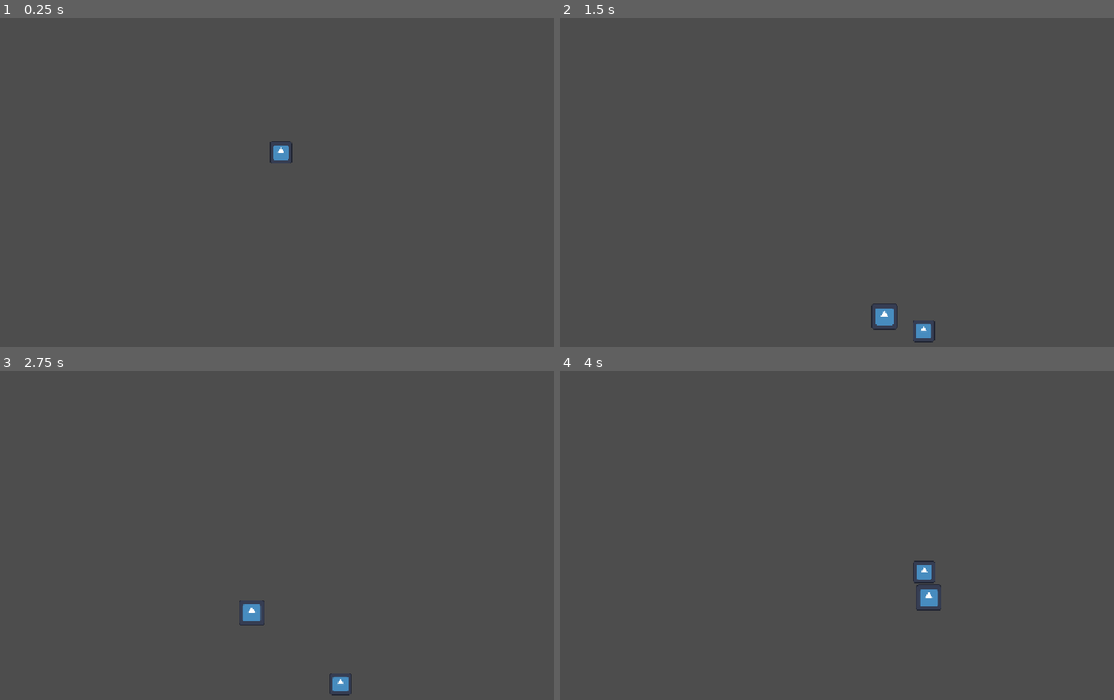
Above: before the commit, frames 1-4 (two rows, left to right).
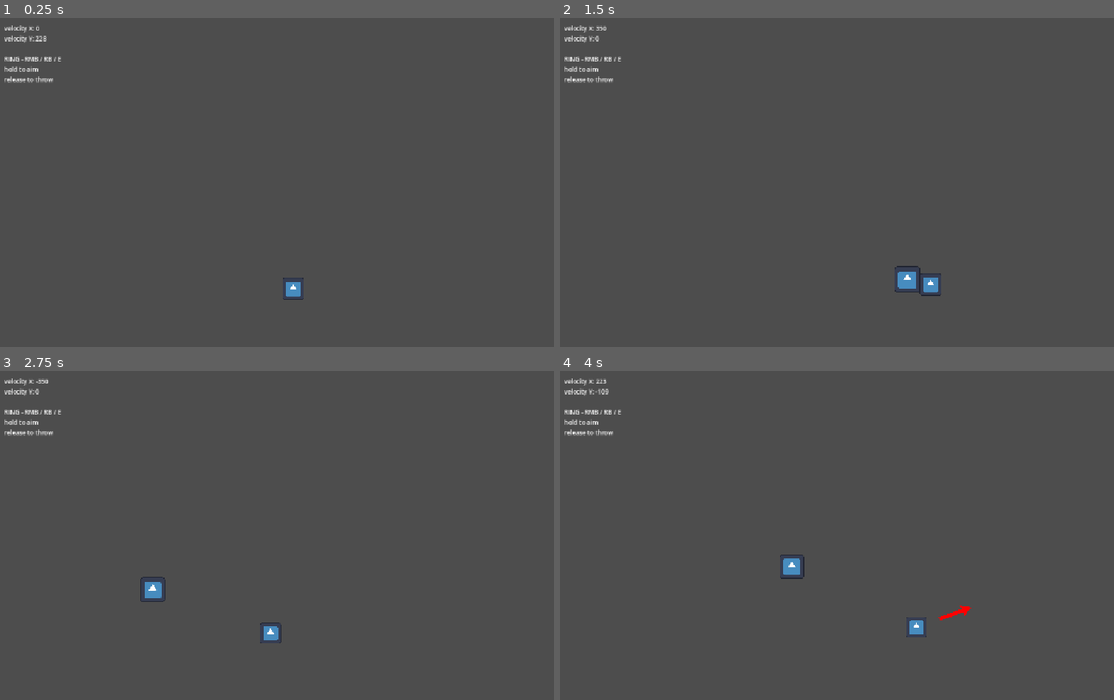
Above: after the commit, the same moments.

Repository: untugo/metroidvania-jam
Game: Godot game, scene res://scenes/world.tscn
The game is run twice, just before and just after one commit, with the same random seed, the same clock (stepped at 60 frames per second) and the same inputs. Before the commit the project starts from res://scenes/main.tscn. The engine's default icon, where the game draws it, is replaced by a stand-in: a white triangle on a blue panel in a dark square.
Inputs (mouse positions are in pixels of both pictures, inside the frame that each line leads up to):
- Up to frame 1 (0.25 s): no input
- Up to frame 2 (1.5 s): tap Enter (ui_accept) at 0.5, 0.77, 1.07 s; move the mouse to (981, 166) at 0.52 s; hold Shift (dash) 0.53-1.28 s; hold Right (ui_right) from 0.53 s (still down); tap E (ring) at 0.8, 1.35 s; move the mouse to (737, 198) at 1.27 s
- Up to frame 3 (2.75 s): tap Enter (ui_accept) at 1.52, 1.55, 1.82, 2.1 s; move the mouse to (354, 463) at 2.02 s; release Right (ui_right) at 2.03 s; hold Left (ui_left) from 2.03 s (still down); hold Shift (dash) from 2.03 s (still down)
- Up to frame 4 (4 s): move the mouse to (825, 604) at 2.77 s; release Left (ui_left) at 2.78 s; release Shift (dash) at 2.78 s; hold Right (ui_right) from 2.78 s (still down); tap Shift (dash) at 2.85 s; tap Enter (ui_accept) at 3.02, 3.32, 3.77, 3.8 s; tap E (ring) at 3.05 s; move the mouse to (1030, 588) at 3.52 s; hold E (ring) from 3.53 s (still down)

The runs differ from the first frame. In frame 1, 0.7% of the frame differs, in the area x 0-55%, y 2-86%; in frame 2, 1.2%; in frame 3, 1.1%; in frame 4, 1.2%, in the area x 0-75%, y 2-81%.

Commit message:
controller + camera updates

Diff:
--- /dev/null
+++ b/debug/debug UI.tscn
@@ -0,0 +1,35 @@
+[gd_scene format=3 uid="uid://bat2wv1lxk2ll"]
+
+[ext_resource type="Script" uid="uid://ckx3bfht1caww" path="res://debug/debug.gd" id="1_6y12j"]
+
+[node name="DebugUI" type="Node" unique_id=989944291]
+
+[node name="canvas layer" type="CanvasLayer" parent="." unique_id=470304598]
+
+[node name="MarginContainer" type="MarginContainer" parent="canvas layer" unique_id=1766528258]
+anchors_preset = 15
+anchor_right = 1.0
+anchor_bottom = 1.0
+grow_horizontal = 2
+grow_vertical = 2
+theme_override_constants/margin_left = 12
+theme_override_constants/margin_top = 12
+
+[node name="debug text" type="Label" parent="canvas layer/MarginContainer" unique_id=375816776]
+layout_mode = 2
+size_flags_horizontal = 0
+size_flags_vertical = 0
+theme_override_font_sizes/font_size = 12
+text = "PLACEHOLDER"
+script = ExtResource("1_6y12j")
+
+[node name="controls" type="Label" parent="canvas layer/MarginContainer/debug text" unique_id=1479493948]
+layout_mode = 0
+offset_top = 60.0
+offset_right = 93.0
+offset_bottom = 77.0
+size_flags_horizontal = 0
+theme_override_font_sizes/font_size = 12
+text = "RING - RMB / RB / E
+hold to aim
+release to throw"
--- /dev/null
+++ b/debug/debug.gd
@@ -0,0 +1,8 @@
+extends Label
+
+@onready var debug: Label = $"."
+@export var body: CharacterBody2D
+
+
+func _process(delta: float) -> void:
+	debug.text = str("velocity X: " + "%d" % body.velocity.x) + "\n" + str("velocity Y: " + "%d" % body.velocity.y)
--- a/project.godot
+++ b/project.godot
@@ -57,12 +57,54 @@
 ring={
 "deadzone": 0.2,
 "events": [Object(InputEventKey,"resource_local_to_scene":false,"resource_name":"","device":-1,"window_id":0,"alt_press …(192 unchanged characters)…
+, Object(InputEventMouseButton,"resource_local_to_scene":false,"resource_name":"","device":-1,"window_id":0,"alt_pressed":false,"shift_pressed":false,"ctrl_pressed":false,"meta_pressed":false,"button_mask":2,"position":Vector2(416, 23),"global_position":Vector2(428, 83),"factor":1.0,"button_index":2,"canceled":false,"pressed":true,"double_click":false,"script":null)
 ]
 }
 dash={
 "deadzone": 0.2,
 "events": [Object(InputEventKey,"resource_local_to_scene":false,"resource_name":"","device":-1,"window_id":0,"alt_press …(195 unchanged characters)…
 ]
+}
+MOVE_LEFT={
+"deadzone": 0.2,
+"events": [Object(InputEventKey,"resource_local_to_scene":false,"resource_name":"","device":-1,"window_id":0,"alt_pressed":false,"shift_pressed":false,"ctrl_pressed":false,"meta_pressed":false,"pressed":false,"keycode":0,"physical_keycode":65,"key_label":0,"unicode":97,"location":0,"echo":false,"script":null)
+, Object(InputEventKey,"resource_local_to_scene":false,"resource_name":"","device":-1,"window_id":0,"alt_pressed":false,"shift_pressed":false,"ctrl_pressed":false,"meta_pressed":false,"pressed":false,"keycode":0,"physical_keycode":4194319,"key_label":0,"unicode":0,"location":0,"echo":false,"script":null)
+]
+}
+MOVE_RIGHT={
+"deadzone": 0.2,
+"events": [Object(InputEventKey,"resource_local_to_scene":false,"resource_name":"","device":-1,"window_id":0,"alt_pressed":false,"shift_pressed":false,"ctrl_pressed":false,"meta_pressed":false,"pressed":false,"keycode":0,"physical_keycode":68,"key_label":0,"unicode":100,"location":0,"echo":false,"script":null)
+, Object(InputEventKey,"resource_local_to_scene":false,"resource_name":"","device":-1,"window_id":0,"alt_pressed":false,"shift_pressed":false,"ctrl_pressed":false,"meta_pressed":false,"pressed":false,"keycode":0,"physical_keycode":4194321,"key_label":0,"unicode":0,"location":0,"echo":false,"script":null)
+]
+}
+MOVE_UP={
+"deadzone": 0.2,
+"events": [Object(InputEventKey,"resource_local_to_scene":false,"resource_name":"","device":-1,"window_id":0,"alt_pressed":false,"shift_pressed":false,"ctrl_pressed":false,"meta_pressed":false,"pressed":false,"keycode":0,"physical_keycode":87,"key_label":0,"unicode":119,"location":0,"echo":false,"script":null)
+, Object(InputEventKey,"resource_local_to_scene":false,"resource_name":"","device":-1,"window_id":0,"alt_pressed":false,"shift_pressed":false,"ctrl_pressed":false,"meta_pressed":false,"pressed":false,"keycode":0,"physical_keycode":4194320,"key_label":0,"unicode":0,"location":0,"echo":false,"script":null)
+]
+}
+MOVE_DOWN={
+"deadzone": 0.2,
+"events": [Object(InputEventKey,"resource_local_to_scene":false,"resource_name":"","device":-1,"window_id":0,"alt_pressed":false,"shift_pressed":false,"ctrl_pressed":false,"meta_pressed":false,"pressed":false,"keycode":0,"physical_keycode":83,"key_label":0,"unicode":115,"location":0,"echo":false,"script":null)
+, Object(InputEventKey,"resource_local_to_scene":false,"resource_name":"","device":-1,"window_id":0,"alt_pressed":false,"shift_pressed":false,"ctrl_pressed":false,"meta_pressed":false,"pressed":false,"keycode":0,"physical_keycode":4194322,"key_label":0,"unicode":0,"location":0,"echo":false,"script":null)
+]
+}
+ACTION_01={
+"deadzone": 0.2,
+"events": [Object(InputEventMouseButton,"resource_local_to_scene":false,"resource_name":"","device":-1,"window_id":0,"alt_pressed":false,"shift_pressed":false,"ctrl_pressed":false,"meta_pressed":false,"button_mask":1,"position":Vector2(340, 19),"global_position":Vector2(352, 79),"factor":1.0,"button_index":1,"canceled":false,"pressed":true,"double_click":false,"script":null)
+]
+}
+ACTION_02={
+"deadzone": 0.2,
+"events": []
+}
+ACTION_03={
+"deadzone": 0.2,
+"events": []
+}
+ACTION_04={
+"deadzone": 0.2,
+"events": []
 }
 
 [physics]
--- a/scenes/player.tscn
+++ b/scenes/player.tscn
@@ -1,8 +1,11 @@
 [gd_scene format=3 uid="uid://br5r2ckil35is"]
 
-[ext_resource type="Script" uid="uid://c78ani04sma5v" path="res://scripts/player.gd" id="1_g2els"]
+[ext_resource type="Script" uid="uid://c78ani04sma5v" path="res://scripts/player scripts/player.gd" id="1_g2els"]
 [ext_resource type="Texture2D" uid="uid://b7n2gxcd8rxmu" path="res://assets/art/icon.svg" id="2_qhqgy"]
+[ext_resource type="PackedScene" uid="uid://bat2wv1lxk2ll" path="res://debug/debug UI.tscn" id="2_tuyoq"]
 [ext_resource type="Texture2D" uid="uid://6341lixl4ox8" path="res://assets/art/arrow.png" id="3_qhqgy"]
+[ext_resource type="Script" uid="uid://csmy8ycycfqb0" path="res://scripts/player scripts/character_controller.gd" id="4_dqkch"]
+[ext_resource type="Script" uid="uid://dfi1dyr3i54vx" path="res://scripts/player scripts/camera_controller.gd" id="5_qlg0r"]
 
 [sub_resource type="RectangleShape2D" id="RectangleShape2D_g2els"]
 size = Vector2(44, 44)
@@ -10,18 +13,63 @@
 [node name="Player" type="CharacterBody2D" unique_id=493283035]
 script = ExtResource("1_g2els")
 
-[node name="CollisionShape2D" type="CollisionShape2D" parent="." unique_id=435047521]
-shape = SubResource("RectangleShape2D_g2els")
+[node name="Cameras" type="Node2D" parent="." unique_id=1850579589]
 
-[node name="Sprite2D" type="Sprite2D" parent="." unique_id=1838671677]
+[node name="MovementCamera" type="Camera2D" parent="Cameras" unique_id=144124934]
+offset = Vector2(0, -180)
+position_smoothing_enabled = true
+position_smoothing_speed = 7.0
+rotation_smoothing_enabled = true
+drag_horizontal_enabled = true
+drag_vertical_enabled = true
+drag_top_margin = 0.05
+drag_bottom_margin = 0.05
+editor_draw_limits = true
+editor_draw_drag_margin = true
+
+[node name="RingCamera" type="Camera2D" parent="Cameras" unique_id=1144879320]
+limit_enabled = false
+position_smoothing_speed = 7.0
+
+[node name="Sprite" type="Sprite2D" parent="." unique_id=1838671677]
 scale = Vector2(0.33984378, 0.33984378)
 texture = ExtResource("2_qhqgy")
+
+[node name="Collision" type="CollisionShape2D" parent="." unique_id=435047521]
+shape = SubResource("RectangleShape2D_g2els")
 
 [node name="AimPivot" type="Node2D" parent="." unique_id=1289252302]
 visible = false
 
 [node name="Arrow" type="Sprite2D" parent="AimPivot" unique_id=523096140]
 position = Vector2(100, 0)
-rotation = 3.1415927
+rotation = -3.1415925
 scale = Vector2(0.05, 0.05)
 texture = ExtResource("3_qhqgy")
+
+[node name="Marker" type="Marker2D" parent="AimPivot" unique_id=619537302]
+position = Vector2(64, -1.08420204e-19)
+rotation = -3.1415925
+scale = Vector2(0.05, 0.05)
+
+[node name="Marker2" type="Marker2D" parent="AimPivot" unique_id=1684678065]
+position = Vector2(-48, -48.000004)
+scale = Vector2(0.00037093257, 0.0047649518)
+
+[node name="Movement Component" type="Node" parent="." unique_id=792971925 node_paths=PackedStringArray("body")]
+script = ExtResource("4_dqkch")
+body = NodePath("..")
+
+[node name="Camera Component" type="Node" parent="." unique_id=364050083 node_paths=PackedStringArray("camera", "body")]
+script = ExtResource("5_qlg0r")
+camera = NodePath("../Cameras/MovementCamera")
+body = NodePath("..")
+
+[node name="DebugUI" parent="." unique_id=731995366 instance=ExtResource("2_tuyoq")]
+
+[node name="debug text" parent="DebugUI/canvas layer/MarginContainer" parent_id_path=PackedInt32Array(731995366, 1766528258) index="0" unique_id=375816776 node_paths=PackedStringArray("body")]
+body = NodePath("../../../..")
+
+[connection signal="dash" from="." to="." method="_on_dash"]
+
+[editable path="DebugUI"]
--- a/scenes/main.tscn
+++ b/scenes/world.tscn
@@ -1,11 +1,11 @@
 [gd_scene format=3 uid="uid://cbjrpgy1q8la"]
 
-[ext_resource type="PackedScene" uid="uid://br5r2ckil35is" path="res://scenes/player.tscn" id="1_o5qli"]
-[ext_resource type="PackedScene" uid="uid://coy6x8uc2rt8k" path="res://scenes/ring.tscn" id="2_0wfyh"]
+[ext_resource type="PackedScene" uid="uid://br5r2ckil35is" path="res://scenes/player.tscn" id="1_rwgxs"]
+[ext_resource type="PackedScene" uid="uid://coy6x8uc2rt8k" path="res://scenes/ring.tscn" id="2_4wyf3"]
 
 [sub_resource type="WorldBoundaryShape2D" id="WorldBoundaryShape2D_b1gpb"]
 
-[node name="Main" type="Node2D" unique_id=554663743]
+[node name="World" type="Node2D" unique_id=554663743]
 
 [node name="StaticBody2D" type="StaticBody2D" parent="." unique_id=1414038720]
 
@@ -13,10 +13,10 @@
 position = Vector2(566, 633)
 shape = SubResource("WorldBoundaryShape2D_b1gpb")
 
-[node name="Player" parent="." unique_id=493283035 instance=ExtResource("1_o5qli")]
-position = Vector2(552, 234)
+[node name="Player" parent="." unique_id=493283035 instance=ExtResource("1_rwgxs")]
+position = Vector2(552, 443)
 
-[node name="Ring" parent="." unique_id=1469407233 instance=ExtResource("2_0wfyh")]
+[node name="Ring" parent="." unique_id=1469407233 instance=ExtResource("2_4wyf3")]
 position = Vector2(430, 443)
 
 [connection signal="dash" from="Player" to="Ring" method="_on_player_dash"]
--- /dev/null
+++ b/scripts/player scripts/camera_controller.gd
@@ -0,0 +1,68 @@
+class_name CameraComponent
+extends Node
+
+@export var camera: Camera2D
+@export var body: CharacterBody2D
+
+#@export var alt_camera: Camera2D
+#@export var marker: Marker2D
+
+var min_zoom: Vector2 = Vector2(1.3, 1.3)
+var max_zoom: Vector2 = Vector2(0.92, 0.92)
+var base_zoom: Vector2 = Vector2(1.0, 1.0)
+var target_zoom: Vector2
+
+
+#I usualy have a separate node with all my timers...
+var reset_zoom_timer: float
+var reset_zoom_time: float = 2.5
+
+var update_zoom_timer: float
+var update_zoom_time: float = 1.0
+
+var idle_timer: float
+var idle_timer_time: float = 7.0
+var default_position: Vector2
+
+
+func _ready() -> void:
+	camera.zoom = base_zoom
+	target_zoom = base_zoom
+	idle_timer = idle_timer_time
+	reset_zoom_timer = reset_zoom_time
+	update_zoom_timer = update_zoom_time
+
+
+#might rewrite this as a state machine
+func _process(delta: float) -> void:
+	if !body: return
+	var velocity: float = absf(body.velocity.x)
+	#camera.global_position.x = lerp(camera.global_position.x, body.global_position.x, delta * 100)
+
+	if velocity >= 200.0:
+		reset_zoom_timer = reset_zoom_time
+		update_zoom_timer -= 1 * delta
+		if update_zoom_timer <= 0.0: target_zoom = max_zoom
+	else:
+		update_zoom_timer = update_zoom_time
+		reset_zoom_timer -= 1 * delta
+		if reset_zoom_timer <= 0.0: target_zoom = base_zoom
+
+#a state machine would work better
+	#if velocity <= 0.0:
+		#idle_timer -= 1 * delta
+		#if idle_timer <= 0.0: target_zoom = min_zoom
+	#else:
+		#idle_timer = idle_timer_time
+		#target_zoom = base_zoom
+
+	camera.zoom = camera.zoom.lerp(target_zoom, delta * 0.8)
+
+#func update_ring_camera(delta):
+	##if !alt_camera: return
+	##if alt_camera.is_current():
+	#
+	#var target_position: Vector2 = marker.global_position
+	#camera.drag_horizontal_enabled = false
+	#camera.global_position = lerp(camera.global_position, target_position, 150 * delta)
+	#else: return
--- /dev/null
+++ b/scripts/player scripts/character_controller.gd
@@ -0,0 +1,76 @@
+class_name MovementComponent
+extends Node
+
+@export var body: CharacterBody2D
+
+var direction: float
+var velocity: Vector2
+var jump_velocity: float = -400.0
+
+var peak_velocity_ground: float = 350.0
+var peak_velocity_air: float = 300.0
+
+var current_friction: float
+var friction_ground: float = 1200.0
+var friction_air: float = 100.0
+
+var current_accel_rate: float
+var accel_rate_ground: float = 1700.0
+var accel_rate_air: float = 900.0
+
+#var jump_time_timer: float
+#var jump_time_timer_time: float = 2
+var jump_cut_factor: float = 0.35
+
+
+func _physics_process(delta: float) -> void:
+	if !body: return
+
+	calculate_movement()
+	apply_movement(delta)
+
+	body.velocity = velocity
+	body.move_and_slide()
+	velocity = body.velocity
+
+
+func calculate_movement() -> void:
+	if !body.ring_state:
+		direction = Input.get_action_strength("MOVE_RIGHT") - Input.get_action_strength("MOVE_LEFT")
+	else: direction = 0.0
+
+
+#add input buffer + coyote time
+func apply_movement(delta: float) -> void:
+	var target_speed: float
+	var current_direction: float = sign(velocity.x)
+
+	if body.is_on_floor():
+		target_speed = peak_velocity_ground
+		current_accel_rate = accel_rate_ground
+		current_friction = friction_ground
+
+		if Input.is_action_just_pressed("ui_accept"):
+			velocity.y = jump_velocity
+
+	else:
+		target_speed = peak_velocity_air
+		current_accel_rate = accel_rate_air
+		current_friction = friction_air
+
+		if body.ring_state:
+			velocity = lerp(velocity, Vector2.ZERO, 6 * delta)
+		else: velocity += body.get_gravity() * delta
+
+		if Input.is_action_just_released("ui_accept") and velocity.y < -100.0:
+			velocity.y *= jump_cut_factor
+
+	if direction != 0.0:
+		var alignment := Vector2(current_direction, 0.0).dot(Vector2(direction, 0.0))
+
+		if alignment < 0.0:
+			velocity.x = move_toward(velocity.x, 0.0, 9850 * delta)
+		else:
+			velocity.x = move_toward(velocity.x, direction * target_speed, current_accel_rate * delta)
+	else:
+		velocity.x = move_toward(velocity.x, 0.0, current_friction * delta)
--- /dev/null
+++ b/scripts/player scripts/player.gd
@@ -0,0 +1,88 @@
+extends CharacterBody2D
+
+signal ring(pos: Vector2, direction: Vector2)
+signal dash()
+
+const LAUNCH_POWER = 800.0
+const DASH_DURATION = 0.20
+
+@export var ring_state: bool = false
+@onready var aim_pivot: Node2D = $AimPivot
+@onready var ring_node: RigidBody2D = get_node_or_null("../Ring")
+@onready var radius_area: Area2D = ring_node.get_node_or_null("RadiusArea") if ring_node else null
+
+#could make a cleaner camera system
+@onready var ring_camera: Camera2D = $Cameras/RingCamera
+@onready var movement_camera: Camera2D = $Cameras/MovementCamera
+@onready var camera_component: CameraComponent = $"Camera Component"
+
+var _dash_timer: float = 0.0
+var ring_hold_timer: float = 1.0
+var ring_hold_time: float = 1.0
+var target_launch_velocity: Vector2
+
+func _physics_process(delta: float) -> void:
+	aim_pivot.look_at(get_global_mouse_position())
+
+	if _dash_timer > 0.0:
+		_dash_timer -= delta
+
+
+func _unhandled_input(event: InputEvent) -> void:
+	#if event.is_action_pressed("ring") and not event.is_echo():
+		#_toggle_ring_state()
+
+	if event.is_action_pressed("ring") and not event.is_echo():
+		#if !ring_state:
+		start_aiming()
+
+	if event.is_action_released("ring"):
+		#if ring_state:
+		release_ring()
+
+	if event.is_action_pressed("dash") and not event.is_echo() and ring_node:
+		var to_ring := ring_node.global_position - global_position
+		if to_ring.length() > 1.0 and is_in_ring_radius() and ring_node.visible:
+			target_launch_velocity = to_ring.normalized() * LAUNCH_POWER
+			_dash_timer = DASH_DURATION
+			emit_signal("dash")
+
+
+func start_aiming():
+	#if ring_state:
+	ring_state = true
+	aim_pivot.visible = true
+	Engine.time_scale = 0.2
+	#ring_camera.make_current()
+
+
+func release_ring():
+	ring_state = false
+	aim_pivot.visible = false
+	#movement_camera.make_current()
+
+	var aim_dir := Vector2.RIGHT.rotated(aim_pivot.global_rotation)
+	if ring_node:
+		ring_node.teleport_and_launch(global_position, aim_dir)
+		ring.emit(global_position, aim_dir)
+		Engine.time_scale = 1.0
+
+
+#func _toggle_ring_state() -> void:
+	#ring_state = not ring_state
+	#aim_pivot.visible = ring_state
+#
+	#if ring_state:
+		#Engine.time_scale = 0.25
+	#else:
+		#var aim_dir := Vector2.RIGHT.rotated(aim_pivot.global_rotation)
+		#if ring_node:
+			#ring_node.teleport_and_launch(global_position, aim_dir)
+		#ring.emit(global_position, aim_dir)
+		#Engine.time_scale = 1.0
+
+
+func is_in_ring_radius() -> bool:
+	if not radius_area:
+		return false
+	return radius_area.overlaps_body(self)
--- a/scripts/player.gd
+++ /dev/null
@@ -1,68 +0,0 @@
-extends CharacterBody2D
-
-signal ring(pos: Vector2, direction: Vector2)
-signal dash()
-
-const SPEED = 300.0
-const JUMP_VELOCITY = -400.0
-const LAUNCH_POWER = 800.0
-const DASH_DURATION = 0.20
-
-@export var ring_state: bool = false
-@onready var aim_pivot: Node2D = $AimPivot
-@onready var ring_node: RigidBody2D = get_node_or_null("../Ring")
-@onready var radius_area: Area2D = ring_node.get_node_or_null("RadiusArea") if ring_node else null
-
-var _dash_timer: float = 0.0
-
-func _physics_process(delta: float) -> void:
-	aim_pivot.look_at(get_global_mouse_position())
-
-	if _dash_timer > 0.0:
-		_dash_timer -= delta
-	else:
-		if not is_on_floor():
-			velocity += get_gravity() * delta
-
-		if Input.is_action_just_pressed("ui_accept") and is_on_floor():
-			velocity.y = JUMP_VELOCITY
-
-		var direction := Input.get_axis("ui_left", "ui_right")
-		if direction:
-			velocity.x = direction * SPEED
-		else:
-			velocity.x = move_toward(velocity.x, 0, SPEED)
-
-	move_and_slide()
-
-
-func _unhandled_input(event: InputEvent) -> void:
-	if event.is_action_pressed("ring") and not event.is_echo():
-		_toggle_ring_state()
-
-	if event.is_action_pressed("dash") and not event.is_echo() and ring_node:
-		var to_ring := ring_node.global_position - global_position
-		if to_ring.length() > 1.0 and is_in_ring_radius() and ring_node.visible:
-			velocity = to_ring.normalized() * LAUNCH_POWER
-			_dash_timer = DASH_DURATION
-			emit_signal("dash")
-
-
-func _toggle_ring_state() -> void:
-	ring_state = not ring_state
-	aim_pivot.visible = ring_state
-
-	if ring_state:
-		Engine.time_scale = 0.25
-	else:
-		var aim_dir := Vector2.RIGHT.rotated(aim_pivot.global_rotation)
-		if ring_node:
-			ring_node.teleport_and_launch(global_position, aim_dir)
-		ring.emit(global_position, aim_dir)
-		Engine.time_scale = 1.0
-
-
-func is_in_ring_radius() -> bool:
-	if not radius_area:
-		return false
-	return radius_area.overlaps_body(self)
Not shown, added: debug/debug.gd.uid
Not shown, added: scripts/player scripts/camera_controller.gd.uid
Not shown, added: scripts/player scripts/character_controller.gd.uid
Renamed: scripts/player.gd.uid -> scripts/player scripts/player.gd.uid
